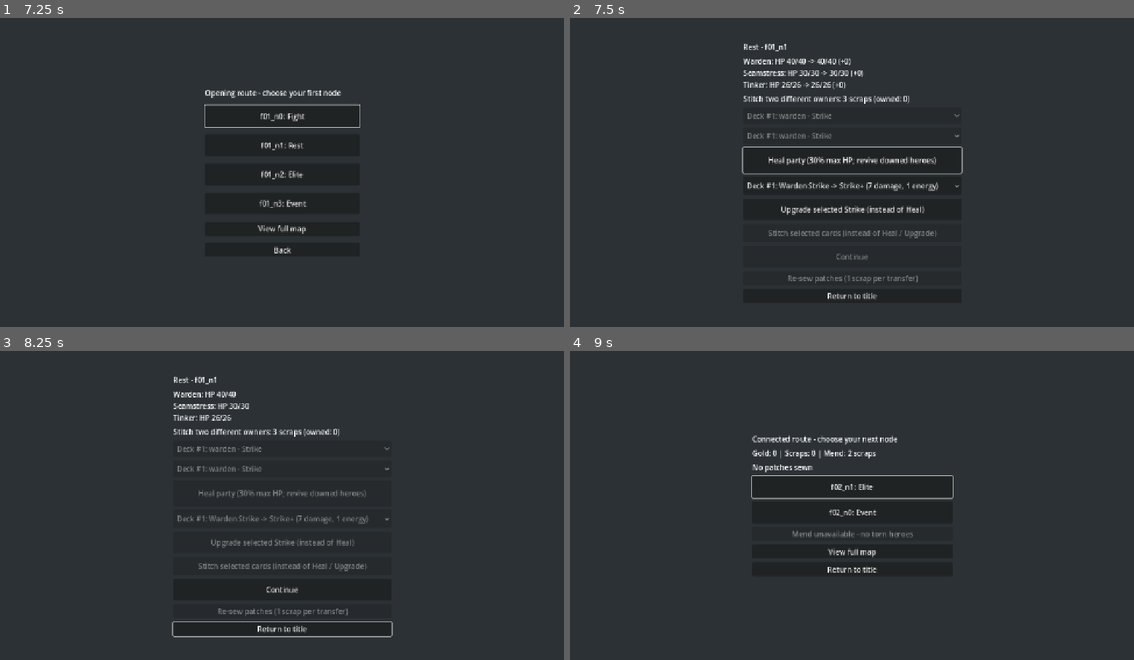
Above: before the commit, frames 1-4 (two rows, left to right).
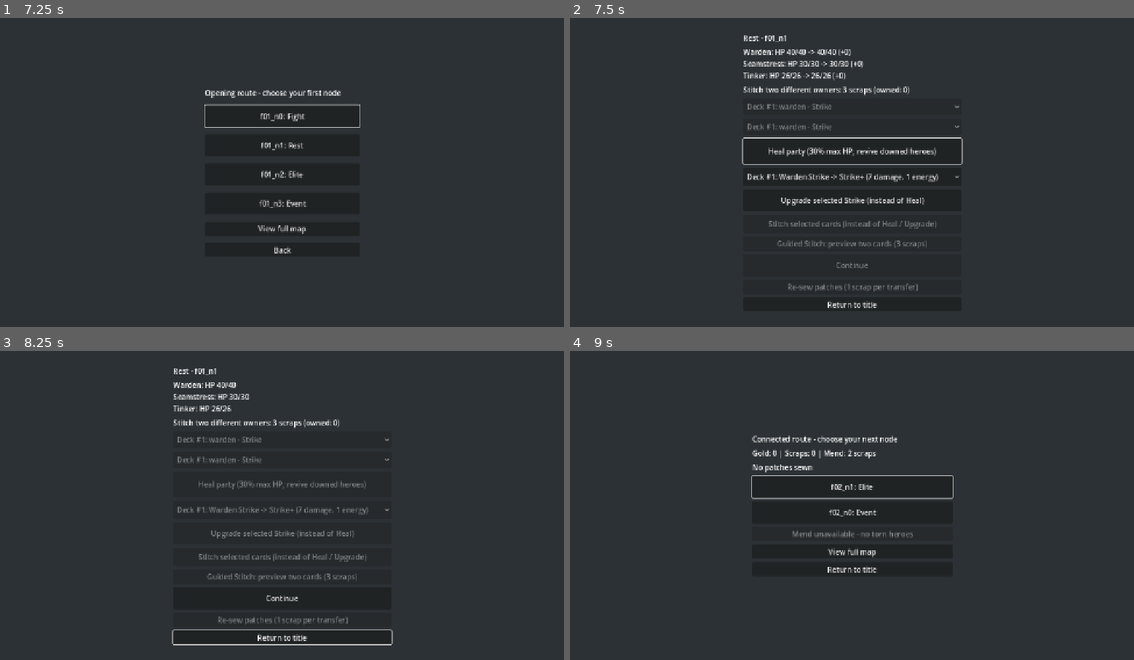
Above: after the commit, the same moments.

Repository: jcoev123-jpg/PatchworkPioneers
Game: Godot game, scene res://scenes/app.tscn
Two runs of this game, one before a commit and one after it. Both use one fixed random seed, a clock stepped at 60 frames per second and the inputs below.
Inputs:
- Up to frame 1 (7.25 s): click "Start run" at 0.5 s; click "f01_n0: Fight" at 1.25 s; click "Preview swap 1 / 2" at 2 s; click "Preview swap 2 / 3" at 2.75 s; click "End Turn" at 3.5 s; click "Preview swap 1 / 2" at 4.25 s; click "Preview swap 2 / 3" at 5 s; click "Return to title" at 5.75 s; click "Start run" at 6.5 s
- Up to frame 2 (7.5 s): click "f01_n1: Rest" at 7.25 s
- Up to frame 3 (8.25 s): click "Heal party (30% max HP, reviv…" at 8 s
- Up to frame 4 (9 s): click "Continue" at 8.75 s

Frame 1 is identical in both runs. In frame 2, 6.7% of the frame differs, in the area x 30-70%, y 5-94%; in frame 3, 5.8%; in frame 4, nothing differs.

Commit message:
Patchwork Pioneers cycle 113: Connect the guided stitch-pair picker to routed Rest
Accepted by relay v2 (Claude final review, tests green).

Diff:
--- a/scripts/app.gd
+++ b/scripts/app.gd
@@ -98,6 +98,9 @@
 var rest_stitch_first: OptionButton
 var rest_stitch_second: OptionButton
 var rest_stitch_button: Button
+var rest_stitch_guided_button: Button
+var rest_stitch_overlay: Control
+var rest_stitch_picker: LiveRestStitchPairPicker
 var _rest_stitch_source: Dictionary = {}
 var _rest_stitch_committed: Dictionary = {}
 var rest_upgrade: RunRestCardUpgrade
@@ -1833,11 +1836,106 @@
 	_finish_rest_choice()
 
 
+func _refresh_rest_stitch_guided() -> void:
+	for connection in rest_stitch_guided_button.pressed.get_connections():
+		rest_stitch_guided_button.pressed.disconnect(connection.callable)
+	rest_stitch_guided_button.disabled = rest_recovery.is_consumed() or rest_upgrade.is_consumed() \
+		or RunRestStitchPairOptions.new(rest_stitch, _rest_stitch_source).first_options().is_empty()
+	rest_stitch_guided_button.pressed.connect(_open_rest_stitch.bind(rest_stitch, rest_stitch_guided_button))
+
+
+func _open_rest_stitch(visit: RunRestStitchCards, button) -> void:
+	if visit == null or visit != rest_stitch or not is_instance_valid(button) \
+		or button != rest_stitch_guided_button or button.disabled or button.get_parent() != rest_view \
+		or not button.is_visible_in_tree() or not _rest_upgrade_context() \
+		or rest_recovery.is_consumed() or rest_upgrade.is_consumed() \
+		or _stitch_snapshot() != _rest_stitch_source \
+		or RunRestStitchPairOptions.new(visit, _rest_stitch_source).first_options().is_empty() \
+		or is_instance_valid(rest_patch_overlay) or is_instance_valid(rest_stitch_overlay):
+		return
+	rest_stitch_overlay = Control.new()
+	add_child(rest_stitch_overlay)
+	rest_stitch_overlay.set_anchors_and_offsets_preset(Control.PRESET_FULL_RECT)
+	var shade := ColorRect.new()
+	shade.color = Color(0, 0, 0, 0.8)
+	rest_stitch_overlay.add_child(shade)
+	shade.set_anchors_and_offsets_preset(Control.PRESET_FULL_RECT)
+	rest_stitch_picker = LiveRestStitchPairPicker.new()
+	rest_stitch_overlay.add_child(rest_stitch_picker)
+	rest_stitch_picker.position = Vector2(285, 75)
+	rest_stitch_picker.bind(visit, _rest_stitch_source)
+	var back := Button.new()
+	back.text = "Back to Rest"
+	back.name = "DismissStitch"
+	back.position = Vector2(315, 590)
+	back.size = Vector2(650, 40)
+	rest_stitch_overlay.add_child(back)
+	back.pressed.connect(_dismiss_rest_stitch.bind(rest_stitch_overlay, back))
+	rest_stitch_picker.stitch_requested.connect(_guided_stitch_at_rest.bind(rest_stitch_picker, rest_stitch_overlay, visit))
+	var controls := [rest_stitch_picker.first_selector, rest_stitch_picker.second_selector,
+		rest_stitch_picker.confirm_button, back]
+	for index in range(controls.size()):
+		controls[index].focus_next = controls[index].get_path_to(controls[(index + 1) % controls.size()])
+		controls[index].focus_previous = controls[index].get_path_to(controls[(index - 1 + controls.size()) % controls.size()])
+	back.grab_focus()
+
+
+func _dismiss_rest_stitch(overlay, button) -> void:
+	if not is_instance_valid(overlay) or overlay != rest_stitch_overlay or overlay.get_parent() != self \
+		or not overlay.is_visible_in_tree() or not is_instance_valid(button) \
+		or button != overlay.get_node("DismissStitch") or button.disabled:
+		return
+	_clear_rest_stitch_overlay()
+	rest_stitch_guided_button.grab_focus()
+
+
+func _clear_rest_stitch_overlay() -> void:
+	if is_instance_valid(rest_stitch_picker):
+		rest_stitch_picker.clear()
+		for connection in rest_stitch_picker.stitch_requested.get_connections():
+			rest_stitch_picker.stitch_requested.disconnect(connection.callable)
+	if is_instance_valid(rest_stitch_overlay):
+		remove_child(rest_stitch_overlay)
+		rest_stitch_overlay.queue_free()
+	rest_stitch_picker = null
+	rest_stitch_overlay = null
+
+
+func _guided_stitch_at_rest(first_index: int, second_index: int, expected: Dictionary,
+		picker, overlay, visit: RunRestStitchCards) -> void:
+	if not is_instance_valid(picker) or picker != rest_stitch_picker \
+		or not is_instance_valid(overlay) or overlay != rest_stitch_overlay \
+		or overlay.get_parent() != self or picker.get_parent() != overlay \
+		or not picker.is_visible_in_tree() or visit != rest_stitch or visit == null \
+		or is_instance_valid(rest_patch_overlay) or expected != _rest_stitch_source \
+		or _stitch_snapshot() != expected or picker.confirm_button.disabled \
+		or picker._model._service != visit:
+		return
+	var pair: Dictionary = picker._current_pair()
+	if pair.is_empty() or pair.first_index != first_index or pair.second_index != second_index \
+		or pair.source_snapshot != expected:
+		return
+	var rows: Array[int] = []
+	for wanted in [first_index, second_index]:
+		var row := -1
+		for item in range(rest_stitch_first.item_count):
+			if rest_stitch_first.get_item_metadata(item) == wanted:
+				row = item
+		if row < 0:
+			return
+		rows.append(row)
+	rest_stitch_first.select(rows[0])
+	rest_stitch_second.select(rows[1])
+	_stitch_at_rest(visit, rest_stitch_button, rest_stitch_first, rest_stitch_second)
+
+
 func _rest_upgrade_text(index: int) -> String:
 	return "Deck #%d: Warden Strike -> Strike+ (7 damage, 1 energy)" % (index + 1)
 
 
 func _finish_rest_choice() -> void:
+	_clear_rest_stitch_overlay()
+	rest_stitch_guided_button.disabled = true
 	_sync_rest_patches()
 	rest_heal_button.disabled = true
 	rest_stitch_button.disabled = true
@@ -1895,7 +1993,7 @@
 func _open_rest_patches(button) -> void:
 	if not is_instance_valid(button) or button != rest_patch_button or button.disabled \
 		or not button.is_visible_in_tree() or not _rest_patch_current() \
-		or is_instance_valid(rest_patch_overlay):
+		or is_instance_valid(rest_patch_overlay) or is_instance_valid(rest_stitch_overlay):
 		return
 	rest_patch_overlay = Control.new()
 	add_child(rest_patch_overlay)
@@ -1989,6 +2087,7 @@
 			_rest_stitch_source.descriptors, run_scraps, _rest_stitch_source.next_stitch_id).get_snapshot()
 	_rest_patch_context = _rest_patch_snapshot()
 	rest_view.get_node("RestStitchCost").text = "Stitch two different owners: 3 scraps (owned: %d)" % run_scraps
+	_refresh_rest_stitch_guided()
 	picker.present(wardrobe, carry.torn, result.state, node, "Re-sewn for 1 scrap.")
 
 
@@ -2005,6 +2104,7 @@
 		_clear_rest_patch_overlay()
 		_rest_patch_context = _rest_patch_snapshot()
 	button.disabled = true
+	_clear_rest_stitch_overlay()
 	rest_view.hide()
 	_present_connected_route(source_map)
 
@@ -2056,6 +2156,7 @@
 			return false
 	if not run_map.choose_node(id):
 		return false
+	_clear_rest_stitch_overlay()
 	_rest_wardrobe = wardrobe
 	_rest_patch_serial = 0
 	if wardrobe != null:
@@ -2134,6 +2235,10 @@
 	rest_stitch_second.disabled = rest_stitch_button.disabled
 	rest_stitch_button.pressed.connect(_stitch_at_rest.bind(rest_stitch, rest_stitch_button, rest_stitch_first, rest_stitch_second))
 	rest_view.add_child(rest_stitch_button)
+	rest_stitch_guided_button = Button.new()
+	rest_stitch_guided_button.text = "Guided Stitch: preview two cards (3 scraps)"
+	rest_view.add_child(rest_stitch_guided_button)
+	_refresh_rest_stitch_guided()
 	rest_continue_button = Button.new()
 	rest_continue_button.text = "Continue"
 	rest_continue_button.custom_minimum_size = Vector2(480, 48)
@@ -2154,6 +2259,8 @@
 		var actions: Array[Control] = [rest_heal_button, rest_upgrade_cards, rest_upgrade_button]
 		if not rest_stitch_button.disabled:
 			actions.append_array([rest_stitch_first, rest_stitch_second, rest_stitch_button])
+		if not rest_stitch_guided_button.disabled:
+			actions.append(rest_stitch_guided_button)
 		if not rest_patch_button.disabled:
 			actions.append(rest_patch_button)
 		actions.append(rest_back_button)
@@ -2674,6 +2781,8 @@
 	_clear_quiet_spool()
 	_quiet_spool_completed = false
 	_clear_rest_patch_overlay()
+	_clear_rest_stitch_overlay()
+	rest_stitch_guided_button = null
 	_rest_wardrobe = null
 	_rest_patch_context.clear()
 	rest_patch_button = null
--- /dev/null
+++ b/tests/live_rest_stitch_pair_picker_route_test.gd
@@ -0,0 +1,282 @@
+extends "res://tests/live_rest_stitch_choice_test.gd"
+
+func _guided_fixture() -> Dictionary:
+	for value in range(1, 3000):
+		var rng := RandomNumberGenerator.new()
+		rng.seed = value
+		var map := RunMap.new()
+		map.generate(rng)
+		for fight in map.get_legal_choices():
+			if map.get_node(fight).type != "Fight":
+				continue
+			var elite := _path_to(map, fight, "Elite")
+			if elite.is_empty():
+				continue
+			var rest := _path_to(map, elite.back(), "Rest")
+			if rest.is_empty():
+				continue
+			var later := _path_to(map, rest.back(), "Rest")
+			if later.is_empty():
+				continue
+			map.choose_node(fight)
+			var selected := RunAuthoredBattleEntry.new().entry_current_battle(map, rng, RunFightEncounterSelection.new())
+			map.undo_choice(fight, [])
+			if selected.get("encounter_id") == "starter_attacks":
+				return {"seed": value, "fight": fight, "elite": elite, "rest_path": rest, "later_rest": later}
+	return {}
+
+
+func _run() -> void:
+	root.size = Vector2i(1280, 720)
+	app = load("res://scenes/app.tscn").instantiate()
+	root.add_child(app)
+	await _frames()
+	presenter = app.get_node("LiveAttackPreview")
+	var fixture := _guided_fixture()
+	_check(not fixture.is_empty(), "seeded Fight -> Elite -> Rest fixture exists")
+	if fixture.is_empty():
+		await _finish_guided()
+		return
+	var replay: Array = []
+	var retained: Callable
+	for session in range(7):
+		seed(820082)
+		var global_next := randi()
+		seed(820082)
+		if not await _routed_win(fixture, false):
+			break
+		_check(app.run_scraps == 0 and app.run_stitch_descriptors.is_empty() and app.run_next_stitch_id == 1, "new run has no free scraps or descriptors")
+		var claim: Callable = app.reward_buttons[3].pressed.get_connections()[0].callable
+		var rng_before: int = app.run_rng.state
+		await _click(app.reward_buttons[3])
+		_check(app.run_scraps == 1 and app.run_rng.state == rng_before, "opening Fight Skip awards exactly one scrap without RNG")
+		claim.call()
+		app._observe_battle_result()
+		_check(app.run_scraps == 1, "duplicate claim and observation cannot mint scraps")
+		await _click(app.continue_button)
+		var path: Array = fixture.elite.duplicate()
+		var elite: String = path.pop_back()
+		await _visit_path(path, false)
+		await _click(_route_action(elite))
+		_check(app.run_map.get_current_node_id() == elite and app.battle_result.get_outcome() == CombatBattleResult.ACTIVE, "actual routed Elite mounted")
+		for enemy in app.enemies.get_enemies():
+			_check(app.enemies.apply_damage(enemy.position, 9999), "defeat real Elite actor")
+		app._observe_battle_result()
+		await _frames()
+		_check(app.reward_buttons.size() == 4 and app.multi_fight_rewards != null, "Elite reward controls exist")
+		if app.reward_buttons.size() != 4:
+			break
+		rng_before = app.run_rng.state
+		claim = app.reward_buttons[3].pressed.get_connections()[0].callable
+		await _click(app.reward_buttons[3])
+		_check(app.run_scraps == 3 and app.run_rng.state == rng_before, "Elite Skip adds exactly two scraps without RNG")
+		claim.call()
+		_check(app.run_scraps == 3, "duplicate Elite claim inert")
+
+		if session == 6:
+			var sewing = app.get_node("LiveElitePatchSewing")
+			_check(sewing.hero_buttons.size() == 3, "real Elite drop can be sewn")
+			await _click(sewing.hero_buttons[0])
+		await _click(app.continue_button)
+		await _visit_path(fixture.rest_path.slice(0, -1), false)
+		await _click(_route_action(fixture.rest_path.back()))
+		_check(app.rest_stitch != null and app.rest_stitch.is_valid() and not app.rest_stitch_button.disabled, "earned purse admits real Rest stitch")
+		if app.rest_stitch == null:
+			break
+		_bounds(app.rest_view)
+
+
+		if session == 6:
+			await _resew_affordability()
+			await _click(app.rest_back_button)
+			_check(randi() == global_next, "re-sew and rejected guided entries preserve global RNG")
+			continue
+		var opener: Callable = app.rest_stitch_guided_button.pressed.get_connections()[0].callable
+		var before := _stitch_state()
+		if retained.is_valid():
+			_reject_stitch(retained, "prior Rest callback")
+		if session % 2 == 0:
+			await _click(app.rest_stitch_guided_button)
+		else:
+			app.rest_stitch_button.grab_focus()
+			await _key(KEY_TAB)
+			_check(app.rest_stitch_guided_button.has_focus(), "Tab reaches guided action")
+			await _key(KEY_ENTER)
+		var picker: LiveRestStitchPairPicker = app.rest_stitch_picker
+		_check(picker != null and app.rest_stitch_overlay.get_parent() == app, "guided picker mounts as sibling overlay")
+		if picker == null:
+			break
+		_check(picker._model._service == app.rest_stitch and picker._model.source_snapshot() == app._rest_stitch_source, "picker binds exact real service and receipt")
+		for control in [picker, picker.first_selector, picker.second_selector, picker.confirm_button, app.rest_stitch_overlay.get_node("DismissStitch")]:
+			_check(Rect2(0, 0, 1280, 720).encloses(control.get_global_rect()), "guided controls bounded")
+		await _key(KEY_TAB)
+		_check(picker.first_selector.has_focus(), "Tab from Back reaches first original")
+		var a: int = app.run_deck.rfind("warden_strike")
+		var b: int = app.run_deck.find("seamstress_prick")
+		_check(a > 0 and b > a, "duplicate original and authored cross-owner partner exist")
+		var row_a := -1
+		for i in range(picker.first_selector.item_count):
+			if picker.first_selector.get_item_metadata(i) == a:
+				row_a = i
+		_check(row_a >= 0, "duplicate original appears by exact index")
+		await _select_stitch(picker.first_selector, row_a, session % 2 == 1)
+		var row_b := -1
+		for i in range(picker.second_selector.item_count):
+			if picker.second_selector.get_item_metadata(i) == b:
+				row_b = i
+		_check(row_b >= 0, "eligible cross-owner partner appears")
+		await _select_stitch(picker.second_selector, row_b, session % 2 == 1)
+		var preview: Dictionary = picker._current_pair()
+		_check(not preview.is_empty(), "physically selected pair produces preview")
+		if preview.is_empty():
+			break
+		_check(preview.first_half == catalog.get_definition(app.run_deck[a]) and preview.second_half == catalog.get_definition(app.run_deck[b]), "preview preserves complete authored halves")
+		_check(picker.first_half_label.text == picker._half_lines("First", preview.first_half) and picker.second_half_label.text == picker._half_lines("Second", preview.second_half), "mounted labels show selected authored halves")
+		_check(_stitch_state() == before, "opening and physical selections spend nothing or consume RNG")
+		var callback: Callable = picker.stitch_requested.get_connections()[0].callable
+		var source: Dictionary = app._stitch_snapshot()
+		var request: Callable = callback.bind(a, b, source)
+		for args in [[a, a, source], [b, a, source], [-1, b, source], [a, b, {}]]:
+			_reject_stitch(callback.bind(args[0], args[1], args[2]), "forged displayed pair or receipt")
+		var foreign := LiveRestStitchPairPicker.new()
+		_reject_stitch(app._guided_stitch_at_rest.bind(a, b, source, foreign, app.rest_stitch_overlay, app.rest_stitch), "foreign picker")
+		foreign.free()
+		var other := Control.new()
+		_reject_stitch(app._guided_stitch_at_rest.bind(a, b, source, picker, other, app.rest_stitch), "foreign overlay")
+		other.free()
+		var other_service := RunRestStitchCards.new(app.run_deck, app.run_stitch_descriptors, app.run_scraps, app.run_next_stitch_id)
+		_reject_stitch(app._guided_stitch_at_rest.bind(a, b, source, picker, app.rest_stitch_overlay, other_service), "foreign service")
+		app.run_scraps += 1
+		_reject_stitch(request, "stale authoritative purse")
+		app.run_scraps -= 1
+		var receipt: Dictionary = app.rest_stitch._source_snapshot.duplicate(true)
+		app.rest_stitch._source_snapshot.receipt = "forged"
+		_reject_stitch(request, "stale service receipt")
+		app.rest_stitch._source_snapshot = receipt
+		app.party_carryover._rest_ids.append(app.run_map.get_current_node_id())
+		_reject_stitch(request, "stale carryover")
+		app.party_carryover._rest_ids.pop_back()
+		# Patch opening is forbidden while this overlay owns input.
+		app._open_rest_patches(app.rest_patch_button)
+		_check(app.rest_patch_overlay == null, "patch overlay cannot overlap guided picker")
+		var dismiss: Callable = app.rest_stitch_overlay.get_node("DismissStitch").pressed.get_connections()[0].callable
+		if session < 2:
+			var oracle := RunRestStitchCards.new(app.run_deck, app.run_stitch_descriptors, app.run_scraps, app.run_next_stitch_id)
+			_check(oracle.choose_stitch(a, b, source).ok, "independent transaction oracle accepts")
+			if session == 0:
+				await _click(picker.confirm_button)
+			else:
+				picker.second_selector.grab_focus()
+				await _key(KEY_TAB)
+				_check(picker.confirm_button.has_focus(), "Tab reaches guided confirmation")
+				await _key(KEY_ENTER)
+			_check(app._stitch_snapshot() == oracle.get_snapshot() and app.run_scraps == 0, "exact oracle ledger and three scrap transaction")
+			_check(app.rest_stitch_overlay == null and app.rest_stitch_picker == null and app.rest_stitch.is_consumed(), "successful commit disposes picker")
+			_check(not app.rest_continue_button.disabled and app.rest_stitch_guided_button.disabled, "exclusive choice preserves Continue")
+			_reject_stitch(request, "duplicate guided confirmation")
+			var state := _stitch_state()
+			if session == 0:
+				replay = state.duplicate(true)
+			else:
+				_check(state == replay, "same seed mouse and keyboard replay match all ledgers and RNG")
+			await _click(app.rest_continue_button)
+			_check(app.route_view != null and not app.rest_view.visible, "guided Stitch continues to real map")
+			_reject_stitch(request, "confirmation after Continue")
+			_reject_stitch(opener, "opening after Continue")
+
+			await _visit_path(fixture.later_rest.slice(0, -1), false)
+			await _click(_route_action(fixture.later_rest.back()))
+			_check(app.rest_view.visible and app.run_map.get_current_node_id() == fixture.later_rest.back(), "later Rest reached through real map controls")
+			_check(app.rest_stitch_guided_button.disabled, "zero scraps disables later guided entry")
+			_reject_stitch(request, "prior visit confirmation at later Rest")
+			_reject_stitch(opener, "prior visit opener at later Rest")
+			var overlay = app.rest_stitch_overlay
+			dismiss.call()
+			_check(app.rest_stitch_overlay == overlay, "prior visit dismissal inert")
+			await _click(app.rest_back_button)
+		elif session < 4:
+			# Retained primary callbacks may commit; that must invalidate the overlay.
+			var action: Button = app.rest_heal_button if session == 2 else app.rest_upgrade_button
+			action.pressed.get_connections()[0].callable.call()
+			_check(app.rest_stitch_overlay == null and not app.rest_continue_button.disabled, "competing primary choice disposes picker")
+			_reject_stitch(request, "guided confirmation after Heal/Upgrade")
+			_reject_stitch(opener, "guided opening after Heal/Upgrade")
+			_check(app.run_scraps == 3, "Heal/Upgrade spends no scraps")
+			await _click(app.rest_back_button)
+		elif session == 4:
+			await _click(app.rest_stitch_overlay.get_node("DismissStitch"))
+			_check(app.rest_stitch_overlay == null and _stitch_state() == before, "dismissal is free")
+			_reject_stitch(request, "dismissed confirmation")
+			# Reopening makes old dismissal and confirmation inert.
+			await _click(app.rest_stitch_guided_button)
+			var current = app.rest_stitch_overlay
+			dismiss.call()
+			_reject_stitch(request, "old picker after reopening")
+			_check(app.rest_stitch_overlay == current, "old dismiss cannot close replacement")
+			app.rest_stitch_first.select(a)
+			app.rest_stitch_second.select(b)
+			app.rest_stitch_button.pressed.get_connections()[0].callable.call()
+			_check(app.rest_stitch.is_consumed() and app.rest_stitch_overlay == null, "direct Stitch also disposes guided picker")
+			_reject_stitch(request, "guided after direct Stitch")
+			await _click(app.rest_back_button)
+		else:
+			app.rest_back_button.pressed.get_connections()[0].callable.call()
+		var cleared := [app.run_deck.duplicate(), app.run_scraps, app.run_stitch_descriptors.duplicate(true), app.run_next_stitch_id]
+		request.call()
+		opener.call()
+		dismiss.call()
+		_check(cleared == [[], 0, {}, 1] and cleared == [app.run_deck, app.run_scraps, app.run_stitch_descriptors, app.run_next_stitch_id] and app.rest_stitch_overlay == null, "title callbacks cannot mutate cleared run")
+		retained = request
+		_check(randi() == global_next, "guided route preserves global RNG")
+	await _finish_guided()
+
+
+func _finish_guided() -> void:
+	app.free()
+	await _frames()
+	for failure in failures:
+		printerr(failure)
+	print("live_rest_stitch_pair_picker_route_test: ", "PASS" if failures.is_empty() else "FAIL", " (", checks, " checks)")
+	quit(0 if failures.is_empty() else 1)
+
+
+func _resew_affordability() -> void:
+	var wardrobe: RunPatchWardrobe = app._rest_wardrobe
+	_check(wardrobe != null and app.run_scraps == 3 and not app.rest_stitch_guided_button.disabled, "earned three scraps and real sewn drop admit guided entry")
+	if wardrobe == null:
+		return
+	var old_open: Callable = app.rest_stitch_guided_button.pressed.get_connections()[0].callable
+	await _click(app.rest_stitch_guided_button)
+	_check(app.rest_stitch_picker != null, "guided opens with persistent wardrobe")
+	app.rest_patch_button.pressed.get_connections()[0].callable.call()
+	_check(app.rest_patch_overlay == null, "actual eligible patch action excluded by guided overlay")
+	await _click(app.rest_stitch_overlay.get_node("DismissStitch"))
+	await _click(app.rest_patch_button)
+	_check(app.rest_patch_picker != null, "patch overlay opens after guided dismissal")
+	old_open.call()
+	_check(app.rest_stitch_overlay == null, "guided excluded by patch overlay")
+	var picker: LiveRestPatchResewPicker = app.rest_patch_picker
+	_check(picker.source_selector.item_count > 0, "real sewn source exists")
+	await _select_stitch(picker.source_selector, 0, false)
+	_check(picker.destination_selector.item_count > 0, "real transfer destination exists")
+	await _select_stitch(picker.destination_selector, 0, false)
+	_check(not picker.confirm_button.disabled, "real re-sew available")
+	var service: RunRestStitchCards = app.rest_stitch
+	await _click(picker.confirm_button)
+	_check(app.run_scraps == 2 and app.rest_stitch != service and app.rest_stitch_guided_button.disabled, "re-sew rebases service and disables unaffordable guided action")
+	await _click(app.rest_patch_overlay.get_node("DismissResew"))
+	_reject_stitch(old_open, "pre-rebase opener")
+	app.rest_stitch_guided_button.pressed.emit()
+	_check(app.rest_stitch_overlay == null and app.run_scraps == 2, "forced unaffordable opening remains inert")
+	# A valid service with one owner has no legal pair, even with three scraps.
+	var one_owner: Array[String] = ["warden_strike", "warden_strike"]
+	var original: RunRestStitchCards = app.rest_stitch
+	var original_source: Dictionary = app._rest_stitch_source
+	app.rest_stitch = RunRestStitchCards.new(one_owner, {}, 3, 1)
+	app._rest_stitch_source = app.rest_stitch.get_snapshot()
+	_check(app.rest_stitch.is_valid(), "single-owner availability probe has a valid service")
+	app._refresh_rest_stitch_guided()
+	_check(app.rest_stitch_guided_button.disabled, "no legal cross-owner pair disables entry")
+	app.rest_stitch = original
+	app._rest_stitch_source = original_source
+	app._refresh_rest_stitch_guided()
Not shown, added: tests/live_rest_stitch_pair_picker_route_test.gd.uid
